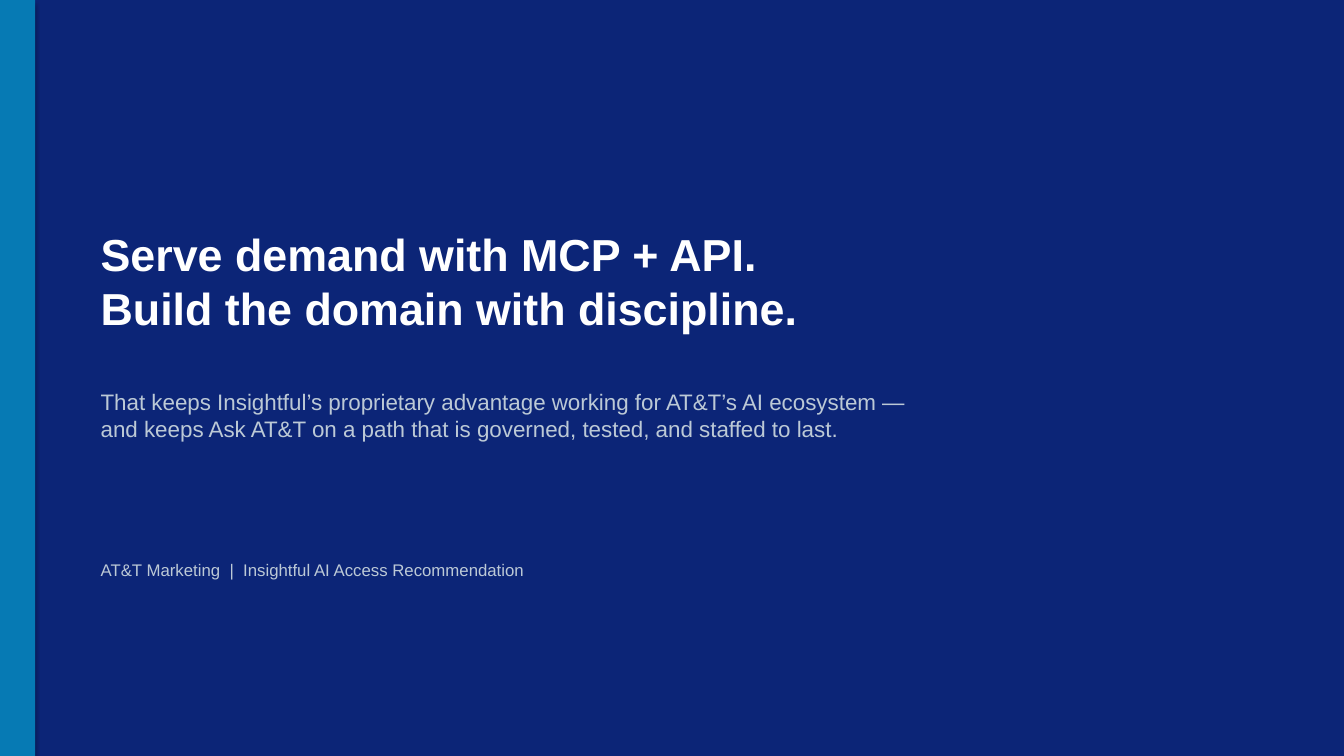
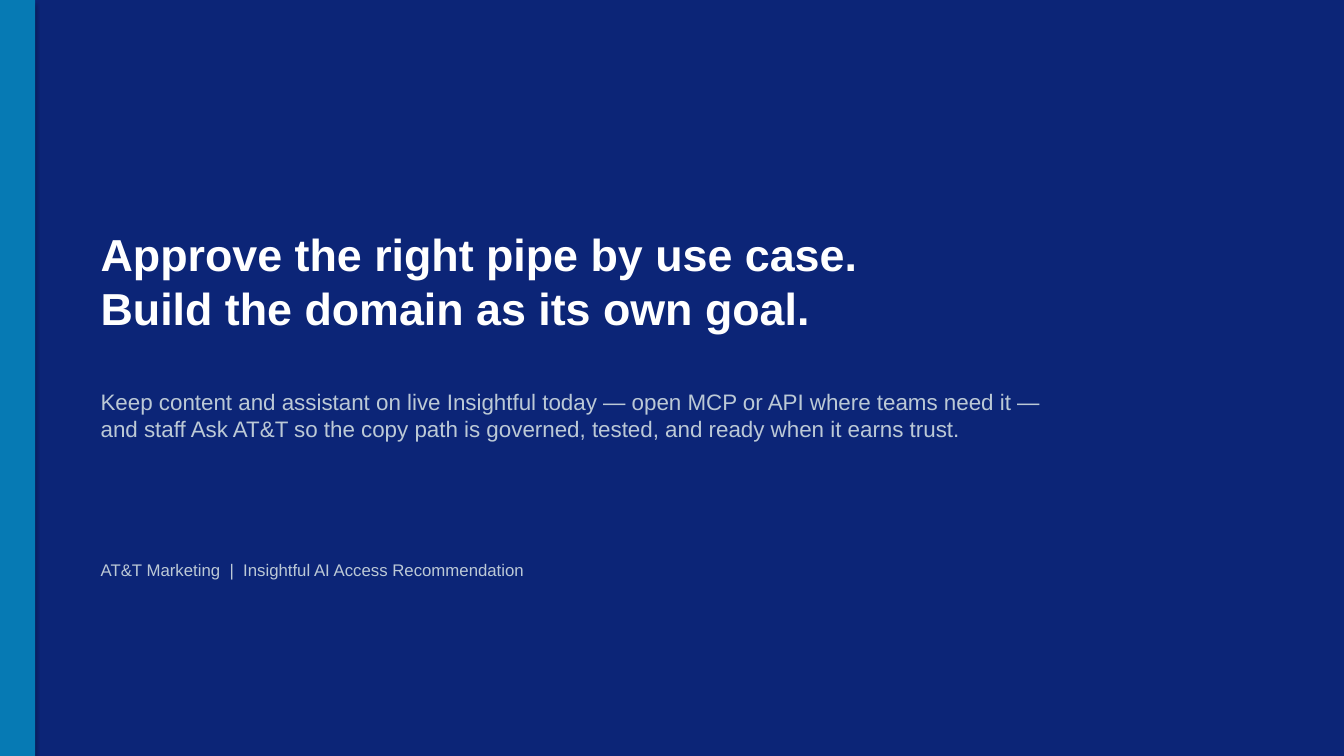
Before and after one commit to ChristophToth/ai-data-science-team, a slide deck: slide 17 of presentations/cmo-insightful-ai-access/CMO_Insightful_AI_Access_Recommendation.pptx. Drawn at 1344x756 pixels with LibreOffice and Linux fonts; fonts in the diff are those of the drawing. Boxes give left, top, right and bottom in pixels: in the first picture for what was removed or moved away, otherwise in the second. Text is boxed around its words. In the diff, an @@ line names an element or a change of style, - is before the commit and + after.

```diff
--- a/presentations/cmo-insightful-ai-access/CMO_Insightful_AI_Access_Recommendation.pptx
+++ b/presentations/cmo-insightful-ai-access/CMO_Insightful_AI_Access_Recommendation.pptx
@@ text at (x1=101, y1=238, x2=857, y2=334): text changed @@
-Serve demand with MCP + API.
-Build the domain with discipline.
+Approve the right pipe by use case.
+Build the domain as its own goal.
@@ text at (x1=101, y1=394, x2=1011, y2=442): text changed @@
-That keeps Insightful’s proprietary advantage working for AT&T’s AI ecosystem —
-and keeps Ask AT&T on a path that is governed, tested, and staffed to last.
+Keep content and assistant on live Insightful today — open MCP or API where teams need it —
+and staff Ask AT&T so the copy path is governed, tested, and ready when it earns trust.
```
Also in this commit, not shown: 4 other slides changed, 4 other files.
